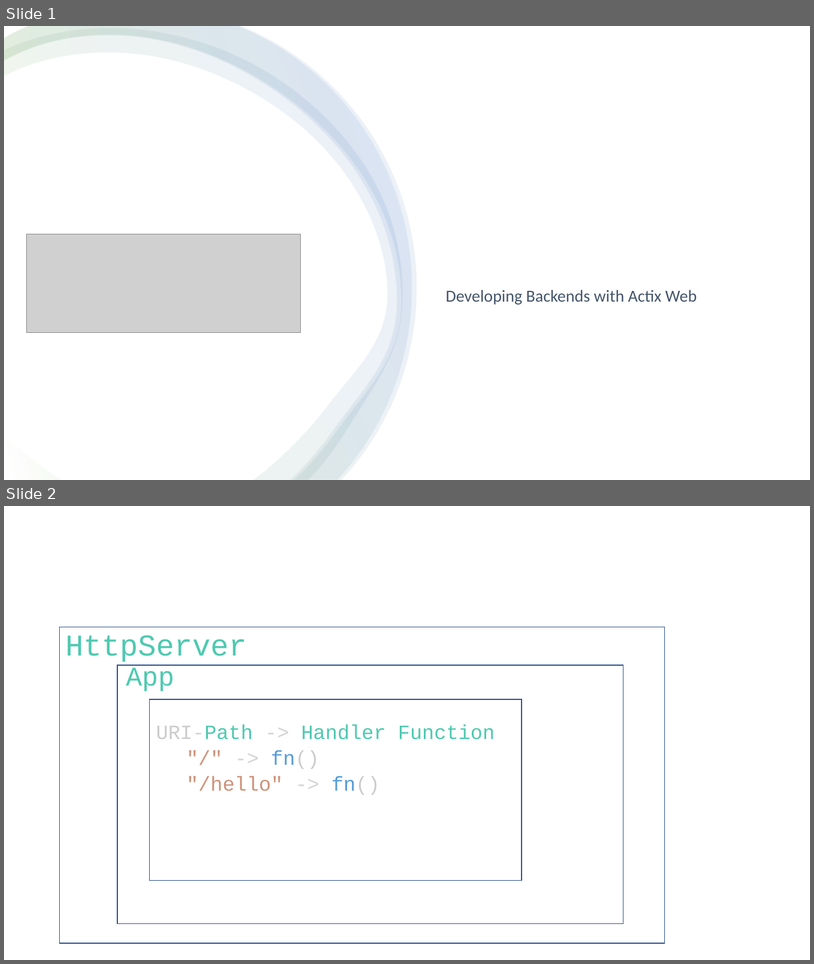
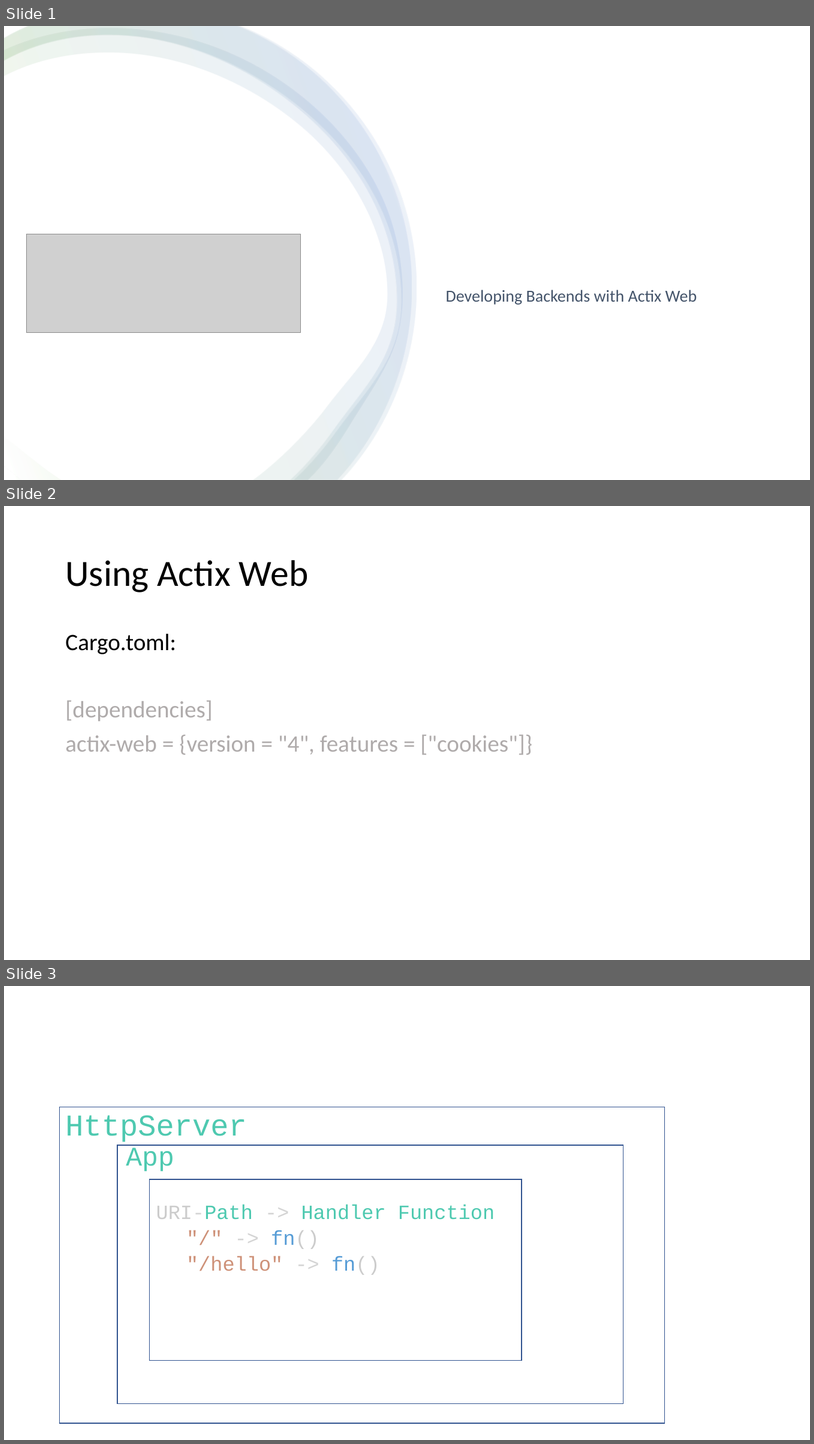
Before and after one commit to floscodes/actix_talk, a slide deck: Pres.pptx. Shown one above the other, each under a label of ours: slides 1 and 2 before the commit, slides 1, 2 and 3 after it. The pictures are 814x964 and 814x1444 pixels, drawn with LibreOffice and Linux fonts; fonts in the diff are those of the drawing; grey boxes stand for pictures. Boxes give left, top, right and bottom in pixels: in the first picture for what was removed or moved away, otherwise in the second. Text is boxed around its words. In the diff, an @@ line names an element or a change of style, - is before the commit and + after.

```diff
--- a/Pres.pptx
+++ b/Pres.pptx
@@ slide 2 added at [4, 506, 810, 960], background #FFFFFF @@
@@ title added at [65, 560, 309, 592], 44 pt, text #000000 @@
+Using Actix Web
@@ text added at [65, 633, 533, 754], 28 pt, text #AFABAB @@
+Cargo.toml:
+[dependencies]
+actix-web = {version = "4", features = ["cookies"]}
@@ what was slide 2 is now slide 3 @@
```
Also in this commit, not shown: 1 slide changed.
